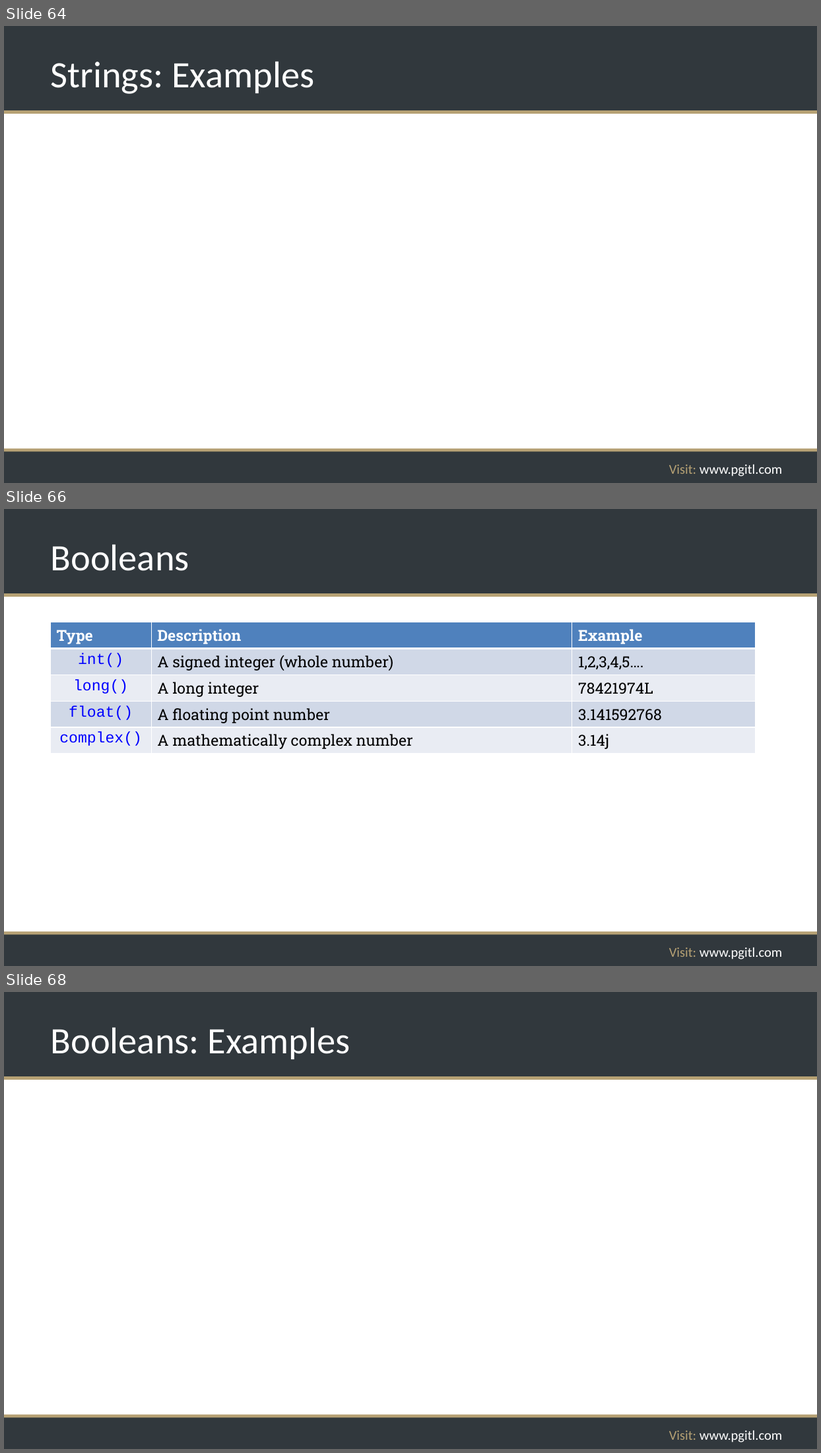
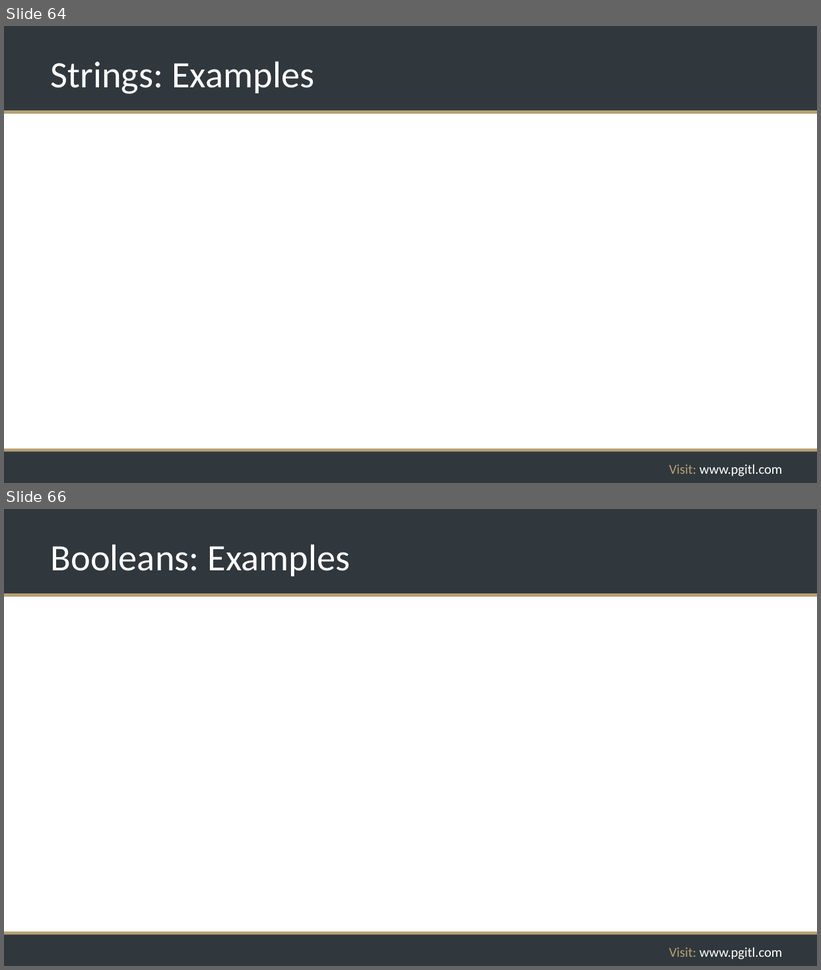
Before and after one commit to rikkouri/project-a, a slide deck: Programming Foundations.pptx. Shown one above the other, each under a label of ours: slides 64, 66 and 68 before the commit, slides 64 and 66 after it; the slides between them are not shown. The pictures are 821x1453 and 821x970 pixels, drawn with LibreOffice and Linux fonts; fonts in the diff are those of the drawing; background and template pictures are left out. Boxes give left, top, right and bottom in pixels: in the first picture for what was removed or moved away, otherwise in the second. Text is boxed around its words. In the diff, an @@ line names an element or a change of style, - is before the commit and + after.

```diff
--- a/Programming Foundations.pptx
+++ b/Programming Foundations.pptx
@@ slide 66 removed at (4,509,817,966), background #FFFFFF; not listed: 5 template elements that a slide beside it also shows @@
@@ title removed at (51,544,189,571) @@
-Booleans
@@ table removed at (50,623,756,752), 5 rows, 3 columns @@
-Type | Description | Example
-int() | A signed integer (whole number) | 1,2,3,4,5….
-long() | A long integer | 78421974L
-float() | A floating point number | 3.141592768
-complex() | A mathematically complex number | 3.14j
@@ what was slide 68 is now slide 66 @@
```
Also in this commit, not shown: 4 slides changed, 1 other slide removed.
